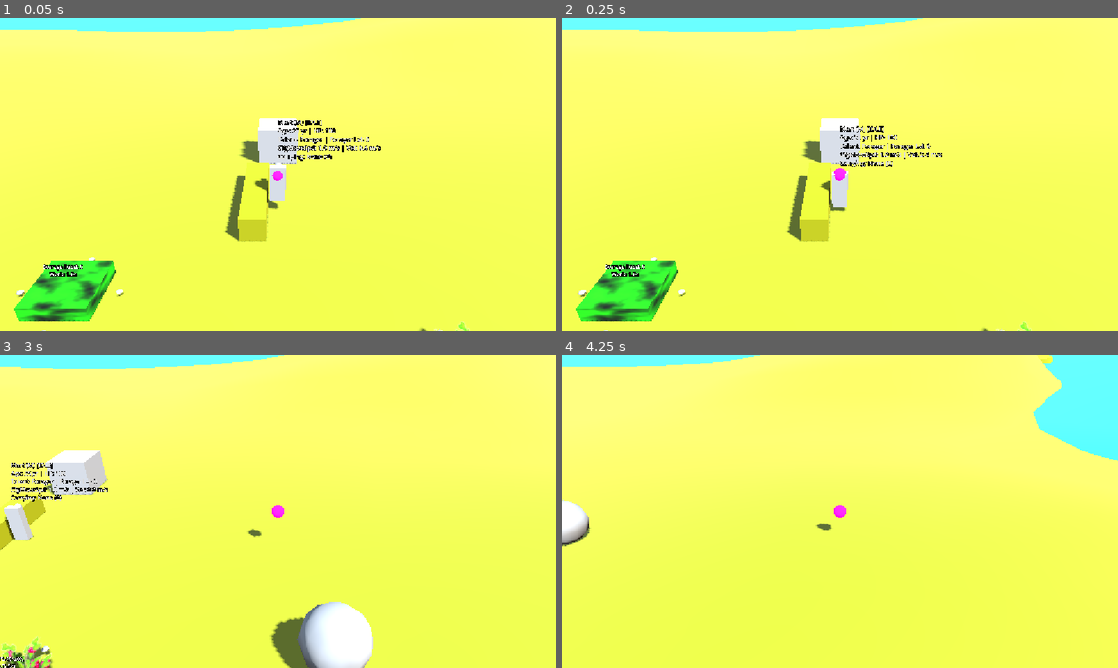
Above: before the commit, frames 1-4 (two rows, left to right).
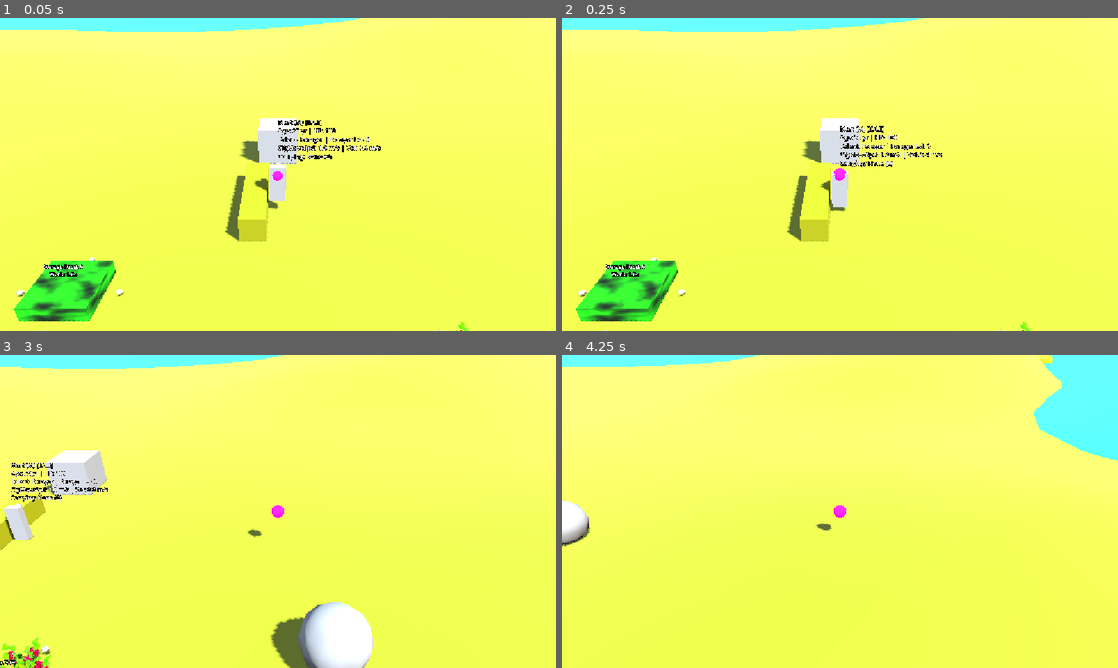
Above: after the commit, the same moments.

Repository: snowydad/Tribe
Game: Godot game, scene res://src/main/main.tscn
Two runs of this game, one before a commit and one after it. Both use one fixed random seed, a clock stepped at 60 frames per second and the inputs below. The project has no main scene, so this scene is started directly.
Inputs (mouse positions are in pixels of both pictures, inside the frame that each line leads up to):
- Up to frame 1 (0.05 s): no input
- Up to frame 2 (0.25 s): no input
- Up to frame 3 (3 s): tap Enter at 0.5, 2 s; move the mouse to (250, 574) at 0.52 s; tap 0 at 0.6 s; click (250, 574) at 0.67 s; tap Space at 1.25, 2.75 s; drag from (444, 558) to (250, 574) at 1.27 s; move the mouse to (111, 464) at 2.02 s; tap 2 at 2.1 s; click (111, 464) at 2.17 s; drag from (305, 511) to (111, 464) at 2.77 s
- Up to frame 4 (4.25 s): move the mouse to (756, 433) at 3.52 s; tap 4 at 3.6 s; click (756, 433) at 3.67 s

The runs differ from the first frame. In frame 1, less than 0.1% of the frame differs, in the area x 75-85%, y 96-100%; in frame 2, less than 0.1%; in frame 3, 0.6%, in the area x 0-10%, y 89-100%; in frame 4, nothing differs.

Commit message:
Object barris update WIP

Diff:
--- a/assets/materials/M_Berries.tres
+++ /dev/null
@@ -1,17 +0,0 @@
-[gd_resource type="StandardMaterial3D" format=3 uid="uid://dd7c0ap5o70be"]
-
-[sub_resource type="FastNoiseLite" id="FastNoiseLite_slemt"]
-noise_type = 0
-fractal_type = 2
-fractal_octaves = 1
-fractal_lacunarity = 1.0
-fractal_ping_pong_strength = 1.0
-
-[sub_resource type="NoiseTexture2D" id="NoiseTexture2D_dpytq"]
-noise = SubResource("FastNoiseLite_slemt")
-seamless = true
-as_normal_map = true
-
-[resource]
-albedo_color = Color(1, 0, 0, 1)
-albedo_texture = SubResource("NoiseTexture2D_dpytq")
--- a/assets/models/environment/Material.tres
+++ b/assets/models/environment/Material.tres
@@ -4,9 +4,18 @@
 
 [resource]
 resource_name = "Material"
-transparency = 4
+transparency = 2
+alpha_scissor_threshold = 0.6
+alpha_antialiasing_mode = 0
 cull_mode = 2
 albedo_texture = ExtResource("1_rd2mg")
+metallic_specular = 0.11
+roughness = 0.96
 clearcoat = 0.0
 clearcoat_roughness = 1.0
+subsurf_scatter_strength = 1.0
+backlight = Color(0.27600002, 0.46, 0, 1)
+refraction_scale = 0.07
+proximity_fade_distance = 0.1
+stencil_flags = 2
 metadata/_gltf_primary_texture_coord = 0
--- a/src/environment/berries.gd
+++ b/src/environment/berries.gd
@@ -1,81 +1,105 @@
 # ==============================================================================
-# ФАЙЛ: src/environment/Berries.gd
-# НАЗНАЧЕНИЕ: Интерактивный куст ягод с выведением прогресса созревания в %
-#            на отладочной плашке DevLabel
+# ФАЙЛ: src/objects/berries.gd
+# НАЗНАЧЕНИЕ: Контроллер куста ягод 'berries' с партионным созреванием 5 ягод
+#            и отображением прогресса созревания в процентах на DevLabel.
 # ==============================================================================
 extends Node3D
 
-@export var max_berries: int = 5
-@export var current_berries: int = 5
+@export_group("Crop Settings")
+@export var max_berries: int = 5           # Вся партия = 5 ягод
+@export var ripening_time: float = 15.0      # Время созревания всей партии (в секундах)
+@export var work_time: float = 2.0           # Время сбора 1 ягоды
 
-var work_time: float = 3.0   # Время сбора 1 ягоды (из berries.ini)
-var ripen_time: float = 120.0 # Время созревания 1 новой ягоды (из berries.ini)
+@export_group("Work Points")
+@export var work_points_parent: Node3D       # Узел-родитель для точек WorkPoint (необязательно)
+
+@onready var dev_label: Label3D = $DevLabel
+
+var current_berries: int = 5
+var is_ripening: bool = false
 var _ripen_timer: float = 0.0
 
-@onready var work_points_container: Node3D = $WorkPoints
-@onready var dev_label: Label3D = get_node_or_null("DevLabel")
+func _ready() -> void:
+	add_to_group("berries")
+	_ensure_dev_label_exists()
 
-func _ready() -> void:
-	add_to_group("interactable")
-	current_berries = max_berries
-
-	# Читаем параметры из assets/config/berries.ini
-	if ConfigLoader and ConfigLoader.has_method("get_config_value"):
-		work_time = ConfigLoader.get_config_value("berries", "time", "work_time", 3.0)
-		ripen_time = ConfigLoader.get_config_value("berries", "time", "ripen_time", 120.0)
-		print("[Berries] Loaded config -> work_time: %.1f, ripen_time: %.1f" % [work_time, ripen_time])
+	# При старте куст гарантированно полон спелых ягод
+	if current_berries <= 0 and not is_ripening:
+		current_berries = max_berries
 
 	_update_dev_ui()
 
 func _process(delta: float) -> void:
-	# Логика созревания ягод, если куст не заполнен до максимума
-	if current_berries < max_berries:
+	# Таймер созревания тикает ТОЛЬКО когда куст полностью опустел (0 ягод)
+	if is_ripening:
 		_ripen_timer += delta
-		if _ripen_timer >= ripen_time:
+		if _ripen_timer >= ripening_time:
+			is_ripening = false
 			_ripen_timer = 0.0
-			current_berries += 1
-			print("[Berries] A new berry ripened! Total: ", current_berries, "/", max_berries)
+			current_berries = max_berries # ВЕСЬ УРОЖАЙ (5 ЯГОД) СОЗРЕВАЕТ ОДНОВРЕМЕННО!
+			print("[Berries] Crop fully ripe! All %d berries restored." % max_berries)
 		_update_dev_ui()
 
-## Возвращает время работы, требуемое для сбора одной ягоды
+## Проверка наличия спелых ягод для Character.gd
+func has_berries() -> bool:
+	return current_berries > 0 and not is_ripening
+
+## Время сбора 1 ягоды для Character.gd
 func get_work_time() -> float:
 	return work_time
 
-## Проверка наличия ягод на кусте
-func has_berries() -> bool:
-	return current_berries > 0
+## Сбор 1 ягоды персонажем. ОБЯЗАТЕЛЬНО возвращает bool (true = успешно)
+func harvest_berry() -> bool:
+	if current_berries > 0 and not is_ripening:
+		current_berries -= 1
+		_update_dev_ui()
 
-## Сбор 1 ягоды с куста
-func harvest_berry() -> bool:
-	if current_berries > 0:
-		current_berries -= 1
-		print("[Berries] Berry harvested! Remaining: ", current_berries, "/", max_berries)
-		_update_dev_ui()
+		# Когда сорвали ПОСЛЕДНЮЮ (5-ю) ягоду — куст запускает таймер созревания партии
 		if current_berries <= 0:
-			print("[Berries] Bush is now empty!")
-		return true
+			current_berries = 0
+			is_ripening = true
+			_ripen_timer = 0.0
+			print("[Berries] All 5 berries harvested! Starting ripening timer (%.1f s)..." % ripening_time)
+			_update_dev_ui()
+
+		return true # КРИТИЧЕСКИ ВАЖНО для Character.gd!
+
 	return false
 
-## Возвращает координаты свободной точки WorkPoint рядом с кустом
-func get_free_work_point(_character: Node3D = null) -> Vector3:
-	if work_points_container and work_points_container.get_child_count() > 0:
-		var points = work_points_container.get_children()
-		var random_point = points[randi() % points.size()] as Node3D
+## Безопасный возврат рабочей точки для Context Drop
+func get_free_work_point(_requester: Node3D = null) -> Vector3:
+	if work_points_parent and work_points_parent.get_child_count() > 0:
+		var children = work_points_parent.get_children()
+		var random_point = children[randi() % children.size()] as Node3D
 		if random_point:
 			return random_point.global_position
-	return global_position
 
-## Обновление отладочной плашки над кустом
+	# Дефолтная точка рядом с кустом
+	return global_position + Vector3(0.8, 0.0, 0.0)
+
+## Автоматическое создание/поиск плашки DevLabel над кустом
+func _ensure_dev_label_exists() -> void:
+	if not dev_label:
+		dev_label = get_node_or_null("DevLabel") as Label3D
+	if not dev_label:
+		dev_label = Label3D.new()
+		dev_label.name = "DevLabel"
+		dev_label.position = Vector3(0, 1.5, 0)
+		dev_label.billboard = BaseMaterial3D.BILLBOARD_ENABLED
+		dev_label.no_depth_test = true
+		dev_label.pixel_size = 0.005
+		dev_label.modulate = Color(1.0, 0.85, 0.2) # Желтый оттенок для ресурса
+		add_child(dev_label)
+
+## Вывод количества ягод и прогресса созревания в процентах
 func _update_dev_ui() -> void:
+	if not dev_label:
+		_ensure_dev_label_exists()
 	if not dev_label:
 		return
 
-	if current_berries < max_berries:
-		var ripen_pct: float = (_ripen_timer / ripen_time) * 100.0
-		dev_label.text = "Berries: %d/%d\nWork: %.1fs\nRipen: %.0f%%" % [
-			current_berries, max_berries, work_time, ripen_pct
-		]
+	if is_ripening:
+		var pct: int = int(clamp((_ripen_timer / ripening_time) * 100.0, 0.0, 100.0))
+		dev_label.text = "Berries: 0/%d\n[Ripening: %d%%]" % [max_berries, pct]
 	else:
-		dev_label.text = "Berries: %d/%d (Full)\nWork: %.1fs" % [
-			current_berries, max_berries, work_time
-		]
+		dev_label.text = "Berries: %d/%d" % [current_berries, max_berries]
--- a/src/environment/berries.tscn
+++ b/src/environment/berries.tscn
@@ -1,8 +1,23 @@
 [gd_scene format=3 uid="uid://cxbpv8trxi8g7"]
 
 [ext_resource type="Script" uid="uid://ugf2rtbs5ikb" path="res://src/environment/berries.gd" id="1_cyyvj"]
-[ext_resource type="Material" uid="uid://dd7c0ap5o70be" path="res://assets/materials/M_Berries.tres" id="1_sllsq"]
 [ext_resource type="PackedScene" uid="uid://u72by4xtv28g" path="res://assets/models/environment/berries.glb" id="2_jpmde"]
+
+[sub_resource type="FastNoiseLite" id="FastNoiseLite_slemt"]
+noise_type = 0
+fractal_type = 2
+fractal_octaves = 1
+fractal_lacunarity = 1.0
+fractal_ping_pong_strength = 1.0
+
+[sub_resource type="NoiseTexture2D" id="NoiseTexture2D_dpytq"]
+noise = SubResource("FastNoiseLite_slemt")
+seamless = true
+as_normal_map = true
+
+[sub_resource type="StandardMaterial3D" id="StandardMaterial3D_cyyvj"]
+albedo_color = Color(1, 0, 0, 1)
+albedo_texture = SubResource("NoiseTexture2D_dpytq")
 
 [sub_resource type="SphereMesh" id="SphereMesh_j07er"]
 
@@ -23,7 +38,7 @@
 [node name="MeshInstance3D" type="MeshInstance3D" parent="." unique_id=1112722748]
 transform = Transform3D(1, 0, 0, 0, 1, 0, 0, 0, 1, 0, 0.5126747, 0)
 visible = false
-material_override = ExtResource("1_sllsq")
+material_override = SubResource("StandardMaterial3D_cyyvj")
 mesh = SubResource("SphereMesh_j07er")
 
 [node name="StaticBody" type="StaticBody3D" parent="." unique_id=1710396481]
@@ -32,7 +47,7 @@
 collision_mask = 0
 
 [node name="CollisionShape3D" type="CollisionShape3D" parent="StaticBody" unique_id=294814304]
-transform = Transform3D(1, 0, 0, 0, 1, 0, 0, 0, 1, 0, -0.012451172, 0)
+transform = Transform3D(1, 0, 0, 0, 1, 0, 0, 0, 1, 0, -0.502121, 0)
 shape = SubResource("SphereShape3D_km7bn")
 disabled = true
 
--- a/src/main/main.gd
+++ b/src/main/main.gd
@@ -1,84 +1,48 @@
 # ==============================================================================
-# MAIN.GD — Главный Менеджер Сцены и Точка Входа (Godot 4)
+# ФАЙЛ: src/objects/berries.gd
+# НАЗНАЧЕНИЕ: Контроллер куста ягод 'berries' с партионным созреванием 5 ягод.
 # ==============================================================================
-#
-# СТРУКТУРА УЗЛОВ В СЦЕНЕ:
-#   Main (Node3D)                   <-- [Этот скрипт висит здесь] Корневой узел игры
-#    ├── Terrain (Instance)         <-- Игровая карта / Остров
-#    ├── WorldEnvironment           <-- Окружение (небо, туман, свет)
-#    ├── DirectionalLight3D         <-- Солнце
-#    ├── CameraAnchor (Instance)    <-- RTS-камера с физикой и ограничениями
-#    │    └── SpringArm3D
-#    │         └── Camera3D
-#    ├── Character (Instance)       <-- Персонаж / Юнит
-#    └── CSGBox3D                   <-- Отладочный объект
-#
-# КЛЮЧЕВЫЕ МЕХАНИКИ:
-# 1. Распознавание Клика / Драга:
-#    Разделяет короткий клик мышкой (отправка юнита) от зажатия для перетаскивания
-#    камеры через проверку дистанции (drag_threshold < 5px).
-#
-# 2. Отправка Персонажа (Raycast с камеры):
-#    Пускает 3D-луч из камеры в точку клика на экране и передает полученную
-#    координату поверхности в Character для перемещения по NavigationAgent3D.
-# ==============================================================================
-
 extends Node3D
 
-# --- ССЫЛКИ НА УЗЛЫ В ИНСПЕКТОРЕ ---
-@export_group("Scene Connections")
-## Ссылка на камеру внутри иерархии CameraAnchor/SpringArm3D/Camera3D
-@export var camera: Camera3D
+@export var max_berries: int = 5        # Вся партия = 5 ягод
+@export var ripening_time: float = 15.0   # Время полного созревания всей партии
 
-## Ссылка на управляемого персонажа
-@export var character: CharacterBody3D
-
-
-# --- НАСТРОЙКИ ВВОДА ---
-@export_group("Input Settings")
-## Максимальное смещение мыши (в пикселях), при котором нажатие считается кликом, а не драгом
-@export var click_threshold: float = 5.0
-
-var click_start_pos: Vector2 = Vector2.ZERO
-
+var current_berries: int = 0
+var is_ripening: bool = false
+var _ripen_timer: float = 0.0
 
 func _ready() -> void:
-	# Авто-поиск узлов, если они не завязаны вручную в Инспекторе
-	if not camera:
-		camera = get_node_or_null("CameraAnchor/SpringArm3D/Camera3D")
-	if not character:
-		character = get_node_or_null("Character")
+	current_berries = max_berries # На старте куст полностью спелый (5 ягод)
+	_update_visuals()
 
+## Проверка наличия ягод для сбора
+func has_berries() -> bool:
+	return current_berries > 0
 
-func _unhandled_input(event: InputEvent) -> void:
-	if event is InputEventMouseButton and event.button_index == MOUSE_BUTTON_LEFT:
-		if event.pressed:
-			click_start_pos = event.position
-		else:
-			# Отправляем персонажа только если это был короткий клик, а не перетаскивание
-			if click_start_pos.distance_to(event.position) < click_threshold:
-				_send_character_to_click(event.position)
+## Сбор 1 ягоды персонажем
+func harvest_berry() -> bool:
+	if current_berries > 0:
+		current_berries -= 1
+		_update_visuals()
 
+		# Когда сорвали ПОСЛЕДНЮЮ (5-ю) ягоду — куст запускает таймер созревания
+		if current_berries == 0:
+			is_ripening = true
+			_ripen_timer = 0.0
+			print("[Berries] All 5 berries harvested! Starting full crop ripening...")
+		return true
+	return false
 
-func _send_character_to_click(screen_position: Vector2) -> void:
-	if not camera:
-		print("Ошибка: Камера не найдена!")
-		return
+func _process(delta: float) -> void:
+	# Таймер тикает ТОЛЬКО когда куст полностью пуст (0 ягод)
+	if is_ripening:
+		_ripen_timer += delta
+		if _ripen_timer >= ripening_time:
+			is_ripening = false
+			current_berries = max_berries # ВСЯ ПАРТИЯ (5 ЯГОД) СОЗРЕВАЕТ ОДНОВРЕМЕННО
+			_update_visuals()
+			print("[Berries] Crop is fully ripe! All 5 berries restored.")
 
-	if not character:
-		print("Ошибка: Персонаж не назначен!")
-		return
-
-	# Пускаем луч из 3D-камеры в точку клика на экране
-	var ray_origin = camera.project_ray_origin(screen_position)
-	var ray_end = ray_origin + camera.project_ray_normal(screen_position) * 1000.0
-
-	var space_state = get_world_3d().direct_space_state
-	var query = PhysicsRayQueryParameters3D.create(ray_origin, ray_end)
-	var result = space_state.intersect_ray(query)
-
-	if result:
-		print
-		## Передаем целевую точку движения персонажу
-		#if character.has_method("move_to_position"):
-			#character.move_to_position(result.position)
+func _update_visuals() -> void:
+	# Логика скрытия/отображения мешей ягод на ветках
+	pass
--- a/src/main/main.tscn
+++ b/src/main/main.tscn
@@ -99,7 +99,7 @@
 transform = Transform3D(1, 0, 0, 0, 1, 0, 0, 0, 1, -6.352808, 1.2753301, 14)
 
 [node name="Berries" parent="." unique_id=891666075 instance=ExtResource("9_2nke2")]
-transform = Transform3D(1, 0, 0, 0, 1, 0, 0, 0, 1, 4.39073, 1.3461447, 16.559986)
+transform = Transform3D(1, 2.4796464e-08, 0, 9.022187e-09, 1.0000001, 2.3283064e-09, 1.4901161e-08, 1.0244548e-08, 1.0000001, 4.39073, 1.3461447, 16.559986)
 
 [node name="DevObstacle" parent="." unique_id=1725071813 instance=ExtResource("10_km7bn")]
 transform = Transform3D(1, 0, 0, 0, 1, 0, 0, 0, 1, -0.93157995, 1.259217, 9.068602)
Binary file removed: assets/materials/berries.glb
Not shown, removed: assets/materials/berries.glb.import
Binary file removed: assets/materials/berries_BerryBush.png
Not shown, removed: assets/materials/berries_BerryBush.png.import
Binary file changed: assets/models/environment/berries.glb
Binary file changed: assets/models/environment/berries_BerryBush.png
Not shown, changed: assets/models/environment/berries_BerryBush.png.import
Not shown, changed: README.md
